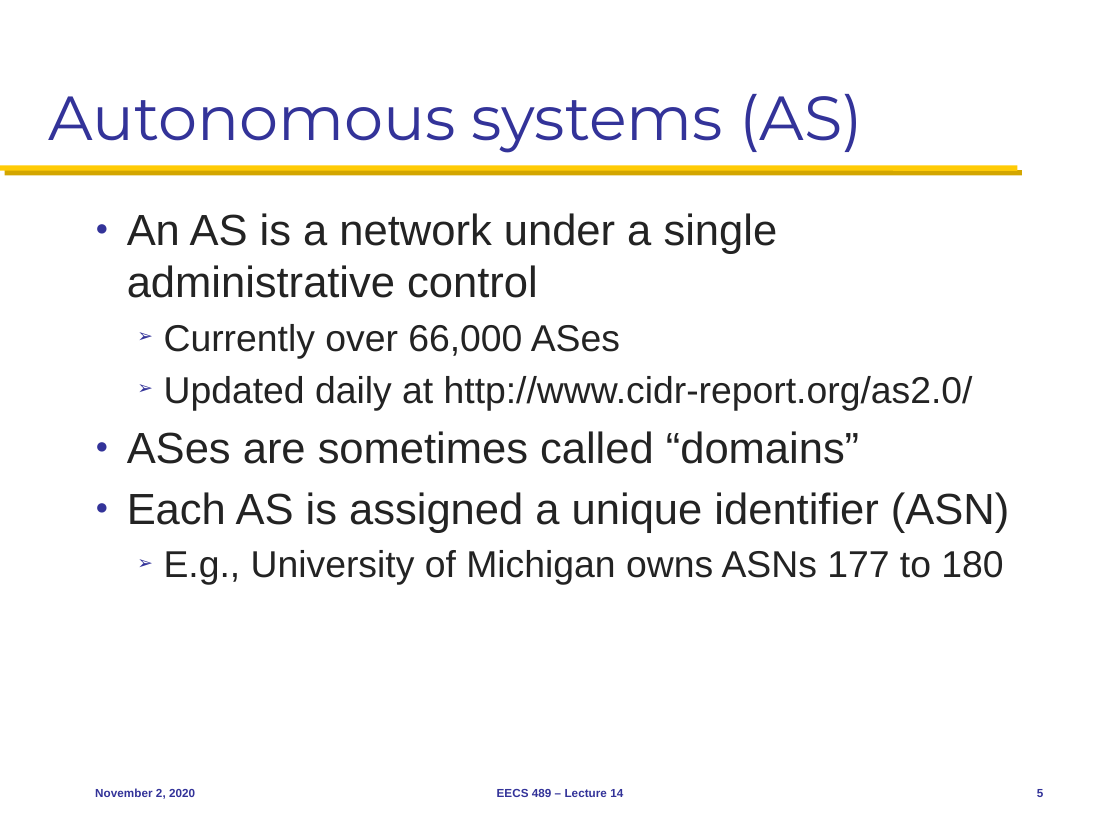
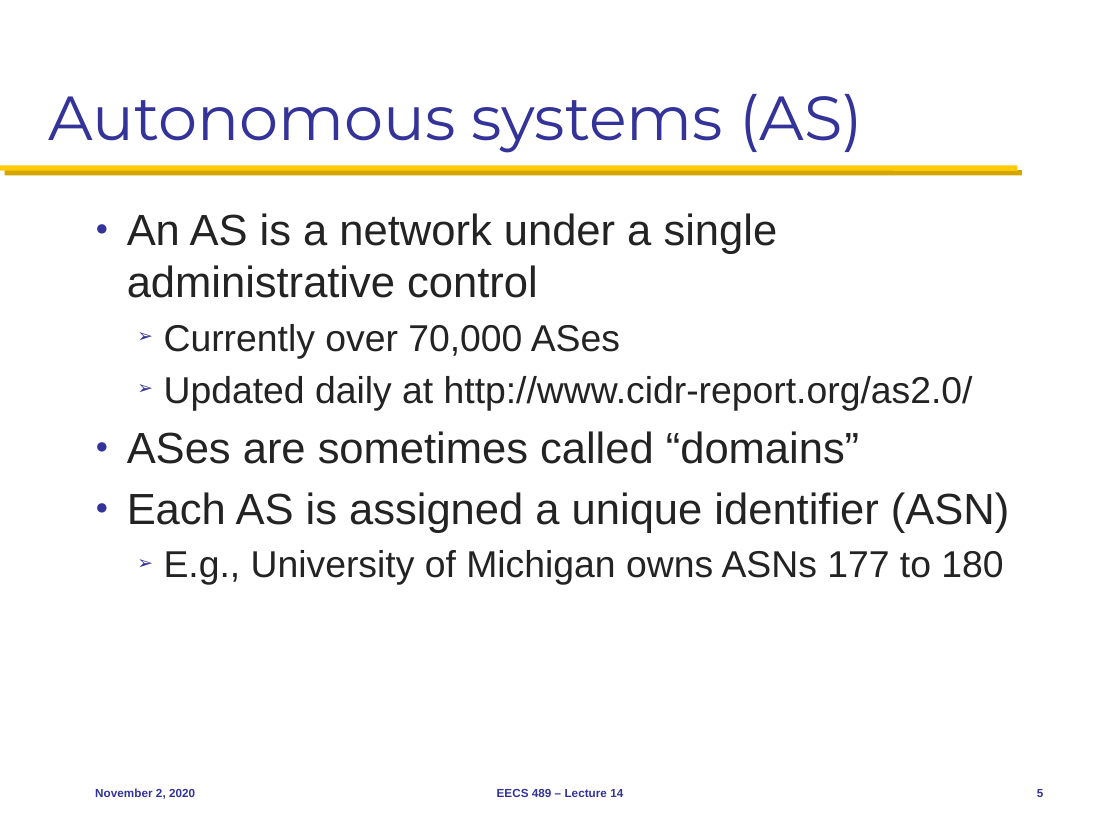
Before and after one commit to mosharaf/eecs489, a slide deck: slide 5 of Slides/110220.pptx. Drawn at 1120x840 pixels with LibreOffice and Linux fonts; fonts in the diff are those of the drawing. Boxes give left, top, right and bottom in pixels: in the first picture for what was removed or moved away, otherwise in the second. Text is boxed around its words. In the diff, an @@ line names an element or a change of style, - is before the commit and + after.

Commit message:
Updates to Nov 2 slides

```diff
--- a/Slides/110220.pptx
+++ b/Slides/110220.pptx
@@ text at [164,324,620,358]: text changed @@
-  ➢ Currently over 66,000 ASes
+  ➢ Currently over 70,000 ASes
```
Also in this commit, not shown: 1 other slide changed.
